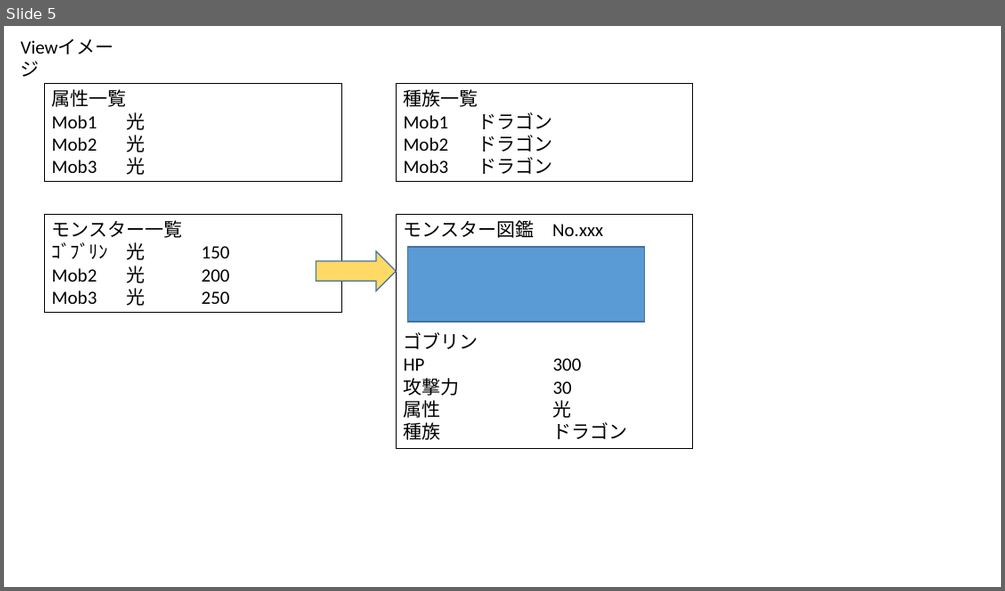
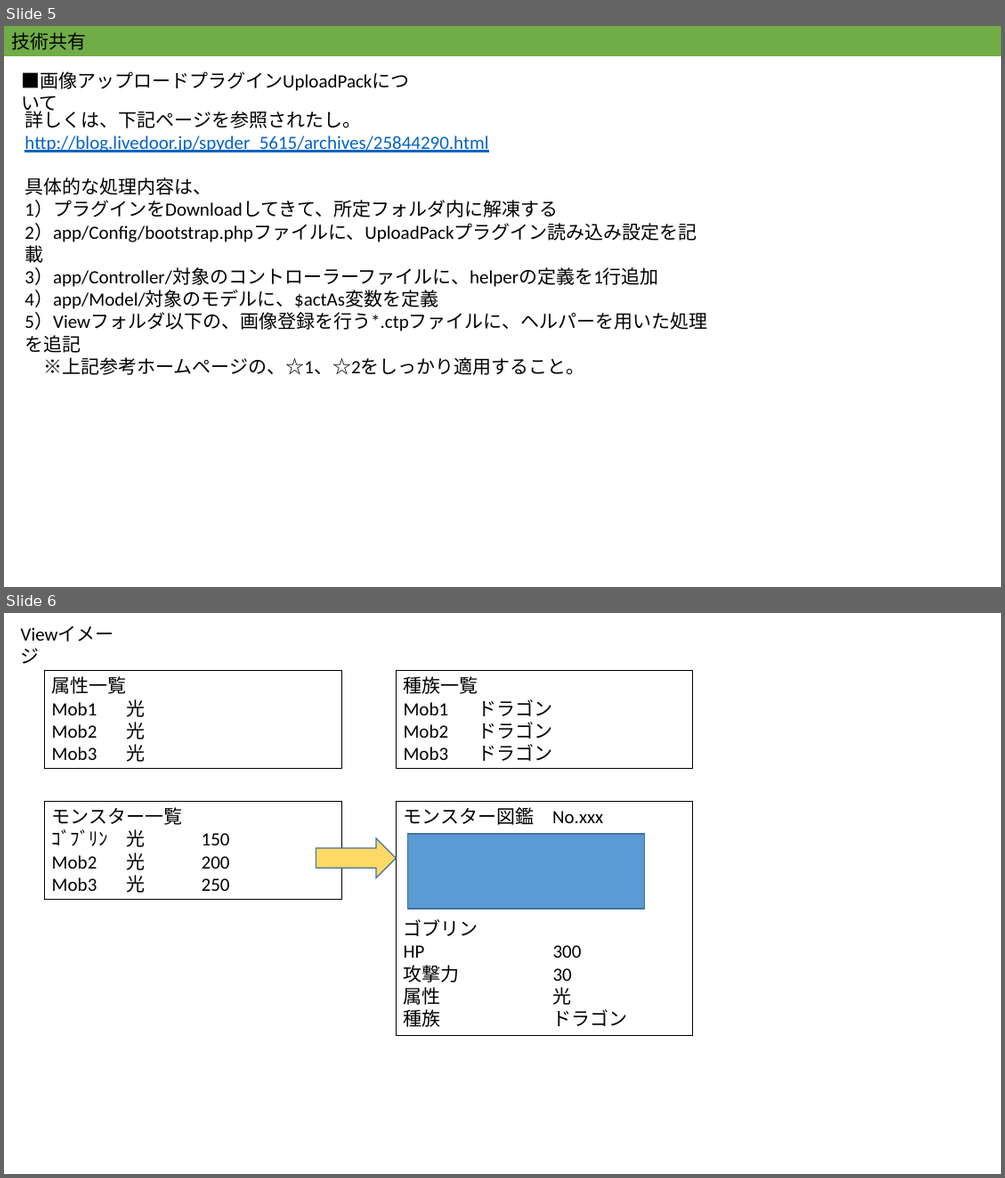
Before and after one commit to PracticeMan/Pazudora, a slide deck: 設計資料.pptx. Shown one above the other, each under a label of ours: slide 5 before the commit, slides 5 and 6 after it. The pictures are 1005x591 and 1005x1178 pixels, drawn with LibreOffice and Linux fonts; fonts in the diff are those of the drawing. Boxes give left, top, right and bottom in pixels: in the first picture for what was removed or moved away, otherwise in the second. Text is boxed around its words. In the diff, an @@ line names an element or a change of style, - is before the commit and + after.

Commit message:
資料修正1/21-3

```diff
--- a/設計資料.pptx
+++ b/設計資料.pptx
@@ slide 5 added at <box>4,26,1001,587</box>, background #FFFFFF @@
@@ rectangle added at <box>4,26,1001,56</box>, fill #70AD47, 18 pt, text #000000 @@
+技術共有
@@ text added at <box>21,71,409,91</box>, 18 pt, text #000000 @@
+■画像アップロードプラグインUploadPackについて
@@ text added at <box>24,108,707,375</box>, 18 pt, text #000000 @@
+詳しくは、下記ページを参照されたし。
+http://blog.livedoor.jp/spyder_5615/archives/25844290.html
+具体的な処理内容は、
+1）プラグインをDownloadしてきて、所定フォルダ内に解凍する
+2）app/Config/bootstrap.phpファイルに、UploadPackプラグイン読み込み設定を記載
+3）app/Controller/対象のコントローラーファイルに、helperの定義を1行追加
+4）app/Model/対象のモデルに、$actAs変数を定義
+5）Viewフォルダ以下の、画像登録を行う*.ctpファイルに、ヘルパーを用いた処理を追記
+※上記参考ホームページの、☆1、☆2をしっかり適用すること。
@@ what was slide 5 is now slide 6 @@
```
